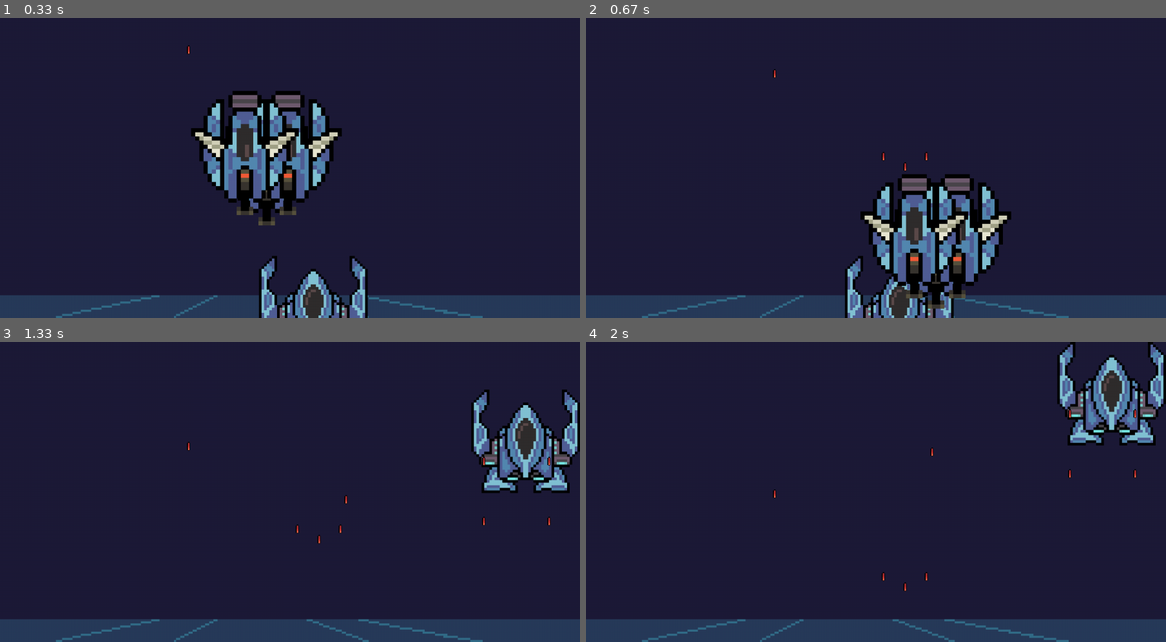
Above: before the commit, frames 1-4 (two rows, left to right).
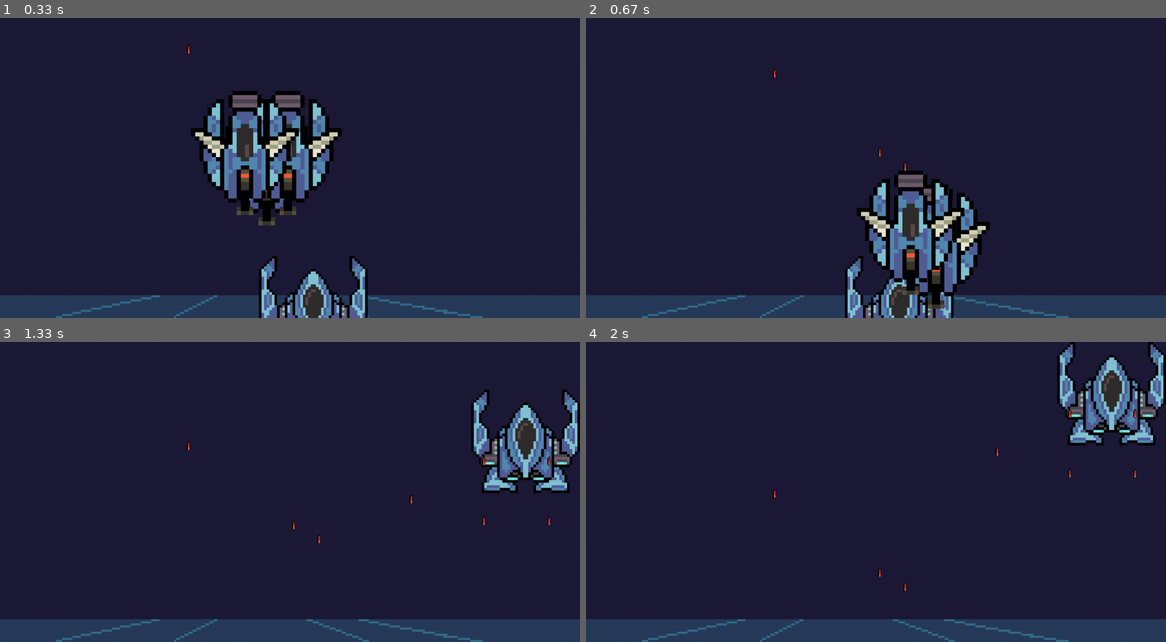
Above: after the commit, the same moments.

Repository: RafaBessa/Shadow_Light_bh_pygame
Game: pygame game, started from Game.py
Same seed, same stepped clock (60 frames per second), same inputs: the game is played once before the commit and once after it.
Inputs:
- Up to frame 1 (0.33 s): no input
- Up to frame 2 (0.67 s): tap Space at 0.33 s
- Up to frame 3 (1.33 s): hold D 0.67-1.13 s; tap Space at 0.73, 1.03, 1.23 s; hold W from 1.17 s (still down)
- Up to frame 4 (2 s): release W at 1.47 s

Frame 1 is identical in both runs. In frame 2, 6.0% of the frame differs, in the area x 46-74%, y 43-94%; in frame 3, less than 0.1%; in frame 4, less than 0.1%.

Commit message:
player shoot progression

Diff:
--- a/Bullets.py
+++ b/Bullets.py
@@ -24,6 +24,7 @@
             i.draw(window)
 
     def hit(self, objs):
+
         for bullet in self.bullets:
             for obj in objs:
                 if collide(bullet, obj):
--- a/Game.py
+++ b/Game.py
@@ -42,7 +42,7 @@
     player_bullet_speed = -10
     player_speed = 8
     player = Player("ship1", [500, 460], game_screen.shape, player_speed,
-                    IMG_ASSETS, player_fire_key, player_bullet_speed, ps.Shoot_Double())
+                    IMG_ASSETS, player_fire_key, player_bullet_speed, ps.Shoot_Basic())
     player.draw(game_screen)
 
     # Enemies
@@ -109,7 +109,8 @@
         if key[pygame.K_SPACE]:
             player.shoot(player_bullets, IMG_ASSETS, game_screen)
         # Enemies
-        inimigos.mover(game_screen, dt)
+        DeathCount, PassingCount = inimigos.mover(game_screen, dt)
+        player.scoreUpdate(DeathCount, PassingCount)
         inimigos.shoot(enemy_bullets, IMG_ASSETS, game_screen)
 
         # Bullets
--- a/InimigosController.py
+++ b/InimigosController.py
@@ -16,10 +16,19 @@
         self.INIMIGOS.append(MobPadrao(key, coordinates, dimensions, speed, acceleration, IMG_ASSETS, mov_strat))
 
     def mover(self, game_screen, dt):
+        killNumbers = 0
+        PassingNumber = 0
         for i in self.INIMIGOS:
             i.movimentar(dt)
-            if i.y + i.height > game_screen.height or i.health < 0:
+            if i.y + i.height > game_screen.height:
+                #inimigo saiu da tela
+                PassingNumber += 1
                 self.INIMIGOS.remove(i)
+            elif i.health <= 0:
+                #inimigo dead
+                killNumbers += 1
+                self.INIMIGOS.remove(i)
+        return killNumbers, PassingNumber
 
     def draw(self,game_screen):
         for i in self.INIMIGOS:
--- a/Player.py
+++ b/Player.py
@@ -2,9 +2,10 @@
 import pygame
 from time import time
 import PlayerShoot as PS
-
+from enum import Enum
+import math
 class Player(Entity):
-
+    _ShootType = [PS.Shoot_Basic(), PS.Shoot_Double()]
     def __init__(self, key, coordinates, dimensions, speed, IMG_ASSETS, bullet_key, bullet_speed, shotStrategy):
         super().__init__(key, coordinates, dimensions, IMG_ASSETS)
         self._speed = speed  # in widths per second
@@ -15,7 +16,9 @@
 
         self.cooldown = .1
         self.timer = self.cooldown + 1
-        self._shootStrategy = shotStrategy
+        self.shootStrategy = shotStrategy
+        self.score = 0
+        self.killStreak = 0
     def resize(self, window):
         super().resize(window)
         self.speed = self._speed * self.img.get_width()
@@ -60,18 +63,18 @@
 
     @property
     def shoot_strg(self) -> PS.AbstractShoot:
-        return self._shootStrategy
+        return self.shootStrategy
 
     @shoot_strg.setter
     def shoot_strg(self, atirar: PS.AbstractShoot) -> None:
-        self._shootStrategy = self.shoot_met
+        self.shootStrategy = self.shoot_met
 
     def shoot(self, bullets, IMG_ASSETS, game_screen):
         #self.coordinates, self.speed, self.acceleration = self.mover_strg.move(self.coordinates, self.speed, self.acceleration, self._startcoordinate, dt)
         now = time()
         if now - self.timer > self.cooldown:
 
-            self._shootStrategy.Shoot(bullets, IMG_ASSETS, game_screen, self.bullet_type,
+            self.shootStrategy.Shoot(bullets, IMG_ASSETS, game_screen, self.bullet_type,
             self.x, self.y, self.width, self.bullet_speed, self._dimensions)
 
 
@@ -79,15 +82,21 @@
 
 
 
-    # def shoot(self, bullets, IMG_ASSETS, game_screen):
-    #     now = time()
-    #     if now - self.timer > self.cooldown:
 
+    def scoreUpdate(self, DeathCount, PassingCount):
+        self.score += DeathCount
+        self.killStreak += DeathCount
+        _streakValue = 1
+        if(PassingCount > 0):
+            killStreak = 0
 
-    #         for i, bullet in enumerate(self.bullet_type):
-    #             bullets.fire(bullet, [self.x + round(self.width / 2), self.y], self._dimensions,
-    #                          IMG_ASSETS, self.bullet_speed[i], game_screen)
+        upgradetype = math.floor(self.killStreak/_streakValue)
+        if upgradetype >= len(self._ShootType):
+            upgradetype = len(self._ShootType) - 1
+        self.shootStrategy = self._ShootType[upgradetype]
 
 
 
-    #         self.timer = time()
+    def DrawScore(window):
+
+        window.draw(self.img, self.coordinates)
